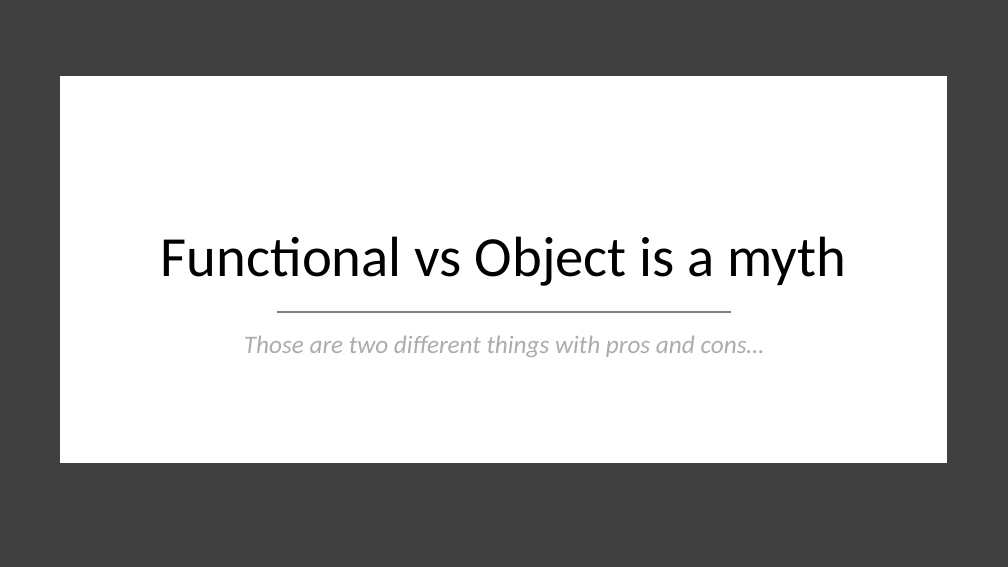
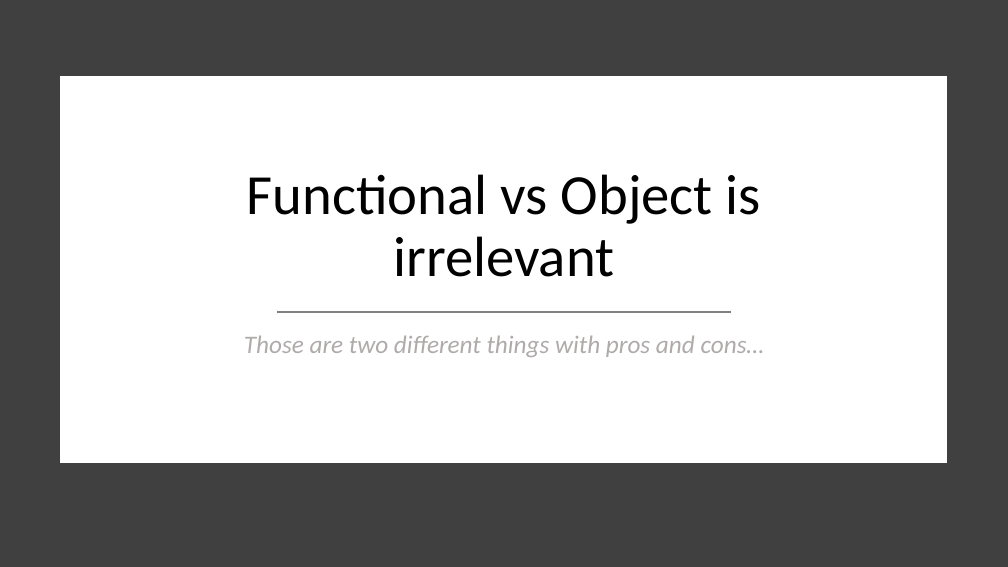
Before and after one commit to essic/prez-why-fsharp, a slide deck: slide 6 of WhyFSharp.pptx. Drawn at 1008x567 pixels with LibreOffice and Linux fonts; fonts in the diff are those of the drawing. Boxes give left, top, right and bottom in pixels: in the first picture for what was removed or moved away, otherwise in the second. Text is boxed around its words. In the diff, an @@ line names an element or a change of style, - is before the commit and + after.

```diff
--- a/WhyFSharp.pptx
+++ b/WhyFSharp.pptx
@@ title at (247, 174, 761, 277): text changed @@
-Functional vs Object is a myth
+Functional vs Object is irrelevant
```
Also in this commit, not shown: 10 other slides changed, 1 slide removed, 1 other file.
